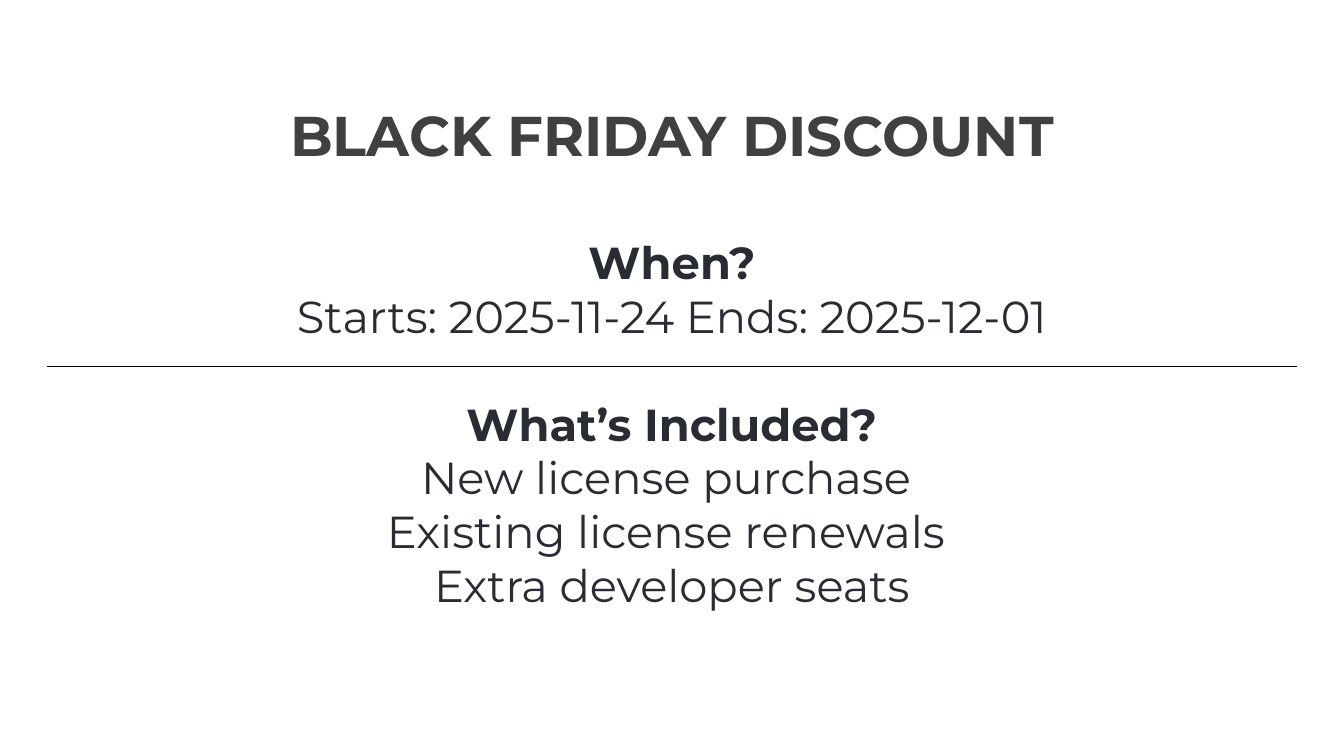
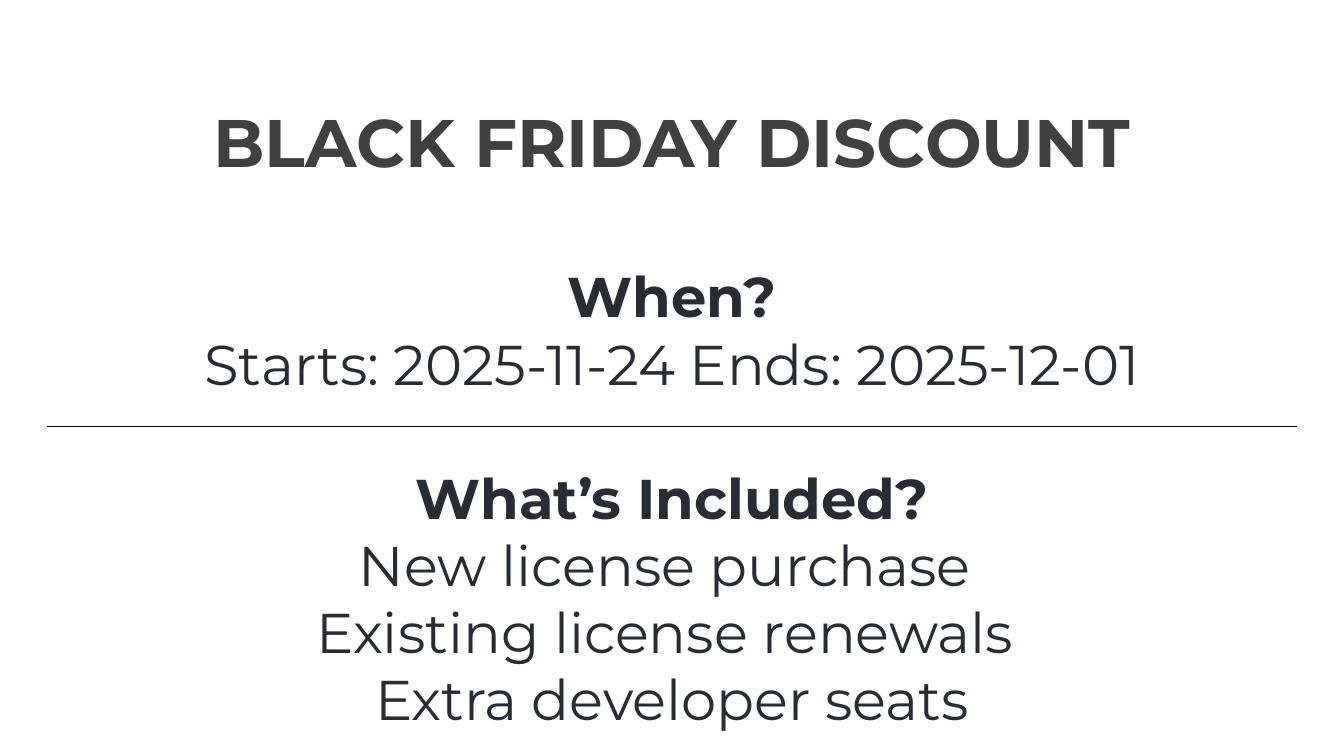
Before and after one commit to ebicoglu/presentations, a slide deck: slide 23 of abp-community-talks-2025.09.pptx (slide 22 before the commit). Drawn at 1344x756 pixels with LibreOffice and Linux fonts; fonts in the diff are those of the drawing; background and template pictures are left out. Boxes give left, top, right and bottom in pixels: in the first picture for what was removed or moved away, otherwise in the second. Text is boxed around its words. In the diff, an @@ line names an element or a change of style, - is before the commit and + after.

```diff
--- a/abp-community-talks-2025.09.pptx
+++ b/abp-community-talks-2025.09.pptx
@@ text "BLACK FRIDAY DISCOUNT" at [204, 119, 1140, 731]: size 40 to 48 pt in "BLACK FRIDAY DISCOUNT"; size 32 to 40 pt in "When?", "Starts: 2025-11-24 Ends: 2025-12-01", "What’s Included?", "New license purchase Existing license renewals Extra ..." @@
@@ line moved from (47, 367) - (1298, 367) to (47, 427) - (1298, 427) @@
```
Also in this commit, not shown: 2 other slides changed, 2 slides added, 1 slide removed.
